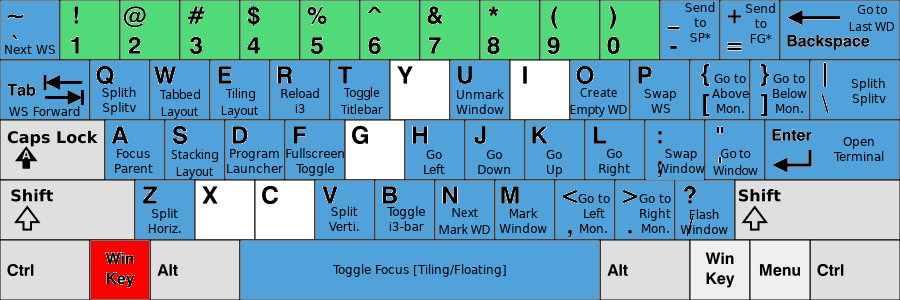
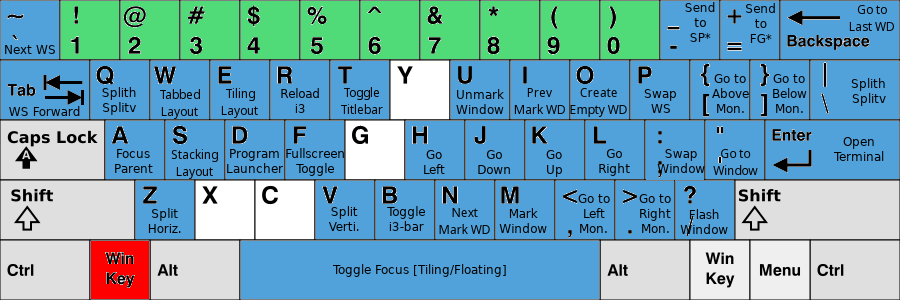
Comparing the layer stacks of the two 900×300 images. Changes:
added layer "Prev ..." above "KB_United_States-NoAltGr.svg" over [left=514, top=88, right=565, bottom=114]
painted on "KB_United_States-NoAltGr.svg" over [left=511, top=61, right=569, bottom=119]
